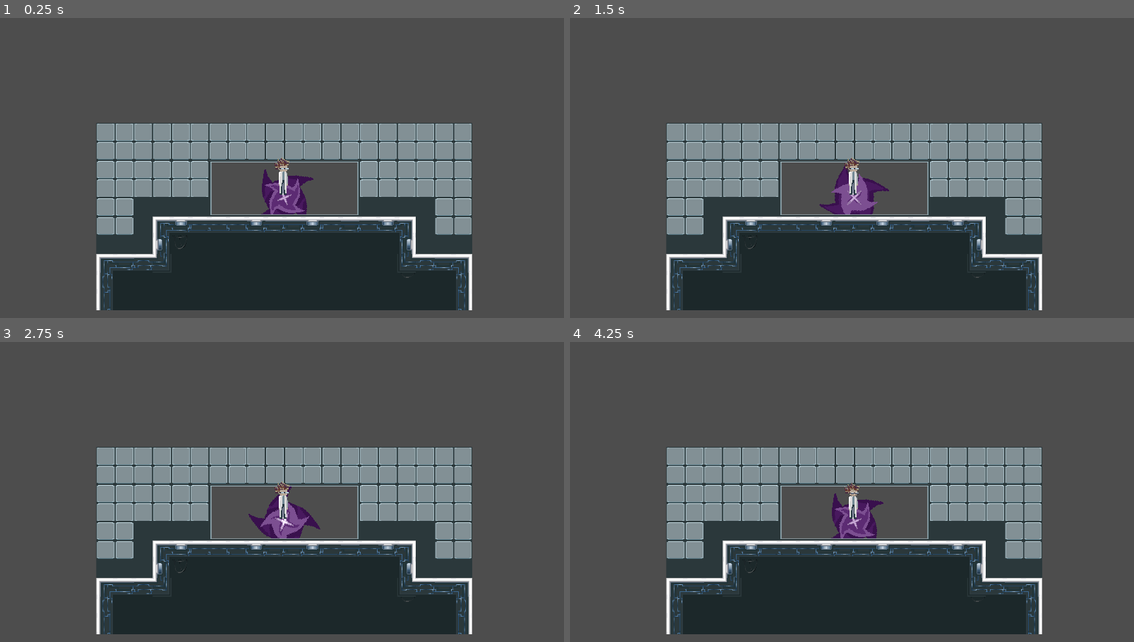
Above: before the commit, frames 1-4 (two rows, left to right).
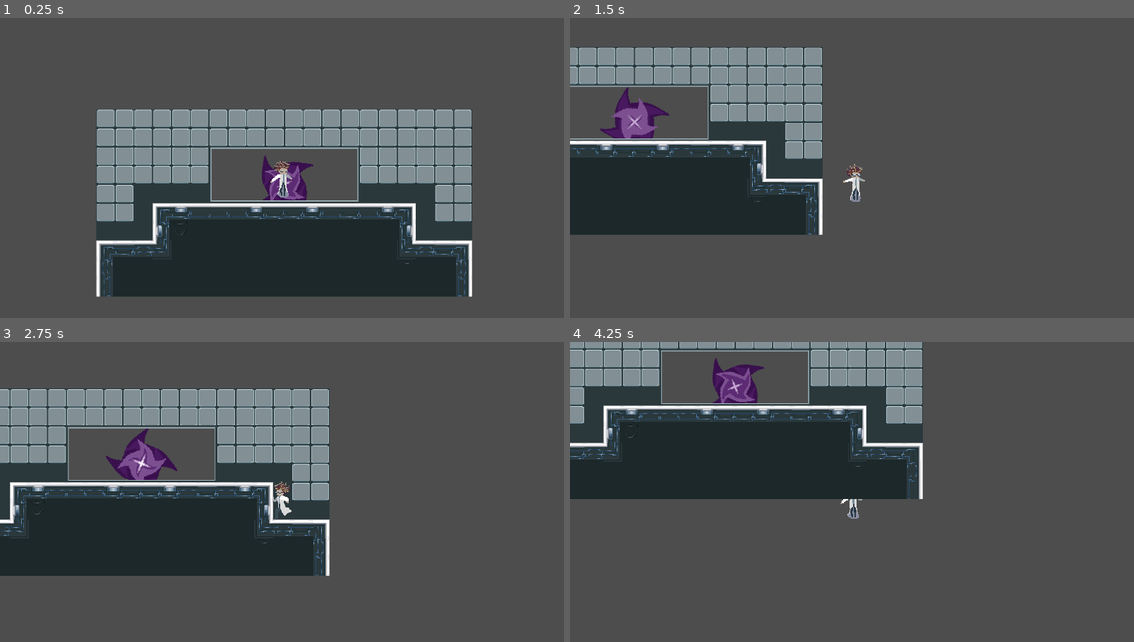
Above: after the commit, the same moments.

Repository: FieryEmber/GMTK2025
Game: Godot game, scene res://Scenes/level.tscn
Two runs of this game, one before a commit and one after it. Both use one fixed random seed, a clock stepped at 60 frames per second and the inputs below.
Inputs (mouse positions are in pixels of both pictures, inside the frame that each line leads up to):
- Up to frame 1 (0.25 s): no input
- Up to frame 2 (1.5 s): move the mouse to (976, 159) at 0.52 s; hold D (right) from 0.53 s (still down); tap T (teleport) at 0.6 s; tap W (jump) at 0.77, 0.8, 1.07, 1.35 s; move the mouse to (739, 192) at 1.27 s
- Up to frame 3 (2.75 s): tap W (jump) at 1.52, 1.82, 2.3 s; tap T (teleport) at 1.55, 2.1 s; move the mouse to (338, 432) at 2.02 s; release D (right) at 2.03 s; hold A (left) from 2.03 s (still down)
- Up to frame 4 (4.25 s): move the mouse to (823, 564) at 2.77 s; release A (left) at 2.78 s; hold D (right) from 2.78 s (still down); tap T (teleport) at 2.85 s; tap W (jump) at 3.02, 3.32, 3.6, 3.77, 4.07 s; move the mouse to (1021, 549) at 3.52 s

The runs differ from the first frame. In frame 1, 17% of the frame differs, in the area x 17-84%, y 30-98%; in frame 2, 51%; in frame 3, 51%; in frame 4, 59%, in the area x 0-84%, y 0-98%.

Commit message:
Moved Mobius script into Scripts folder

Diff:
--- a/project-loop/Scenes/mobius.gd
+++ /dev/null
@@ -1,64 +0,0 @@
-extends CharacterBody2D
-
-
-@export var SPEED = 180
-@export var JUMP_VELOCITY = -400
-
-const GRAVITY = 900
-const JUMP_CUT_MULTIPLIER = 0.2
-const MAX_JUMPS = 2
-
-@onready var anim = $AnimatedSprite2D
-@onready var animation_player: AnimationPlayer = $AnimationPlayer
-
-var jump_count = 0
-
-func _physics_process(delta):
-	velocity.y += GRAVITY * delta
-
-	var is_moving = false
-	velocity.x = 0
-
-	# Horizontal movement
-	if Input.is_action_pressed("left"):
-		velocity.x -= SPEED
-		is_moving = true
-		anim.flip_h = true
-	elif Input.is_action_pressed("right"):
-		velocity.x += SPEED
-		is_moving = true
-		anim.flip_h = false
-	else:
-		velocity.x = 0
-
-	# Jump
-	if Input.is_action_just_pressed("jump") and jump_count < MAX_JUMPS-1:
-		velocity.y = JUMP_VELOCITY
-		anim.play("jump")
-		jump_count += 1
-
-	# Variable jump height
-	if velocity.y < 0 and Input.is_action_just_released("jump"):
-		velocity.y *= JUMP_CUT_MULTIPLIER
-
-	# Teleport
-	if Input.is_action_just_pressed("teleport"):
-		self.position = get_global_mouse_position()
-		self.velocity.y = 0
-
-	# Reset jump count when on floor
-	if is_on_floor():
-		jump_count = 0
-		if is_moving:
-			anim.play("walking")
-			animation_player.play("Run_skew")
-		else:
-			anim.play("idle")
-	else:
-		if velocity.y > 0:
-			anim.play("falling")
-		else:
-			anim.play("jump")
-			animation_player.play("Jump_skew")
-
-	move_and_slide()
--- a/project-loop/Scripts/mobius.gd
+++ b/project-loop/Scripts/mobius.gd
@@ -1 +1,64 @@
 extends CharacterBody2D
+
+
+@export var SPEED = 180
+@export var JUMP_VELOCITY = -400
+
+const GRAVITY = 900
+const JUMP_CUT_MULTIPLIER = 0.2
+const MAX_JUMPS = 2
+
+@onready var anim = $AnimatedSprite2D
+@onready var animation_player: AnimationPlayer = $AnimationPlayer
+
+var jump_count = 0
+
+func _physics_process(delta):
+	velocity.y += GRAVITY * delta
+
+	var is_moving = false
+	velocity.x = 0
+
+	# Horizontal movement
+	if Input.is_action_pressed("left"):
+		velocity.x -= SPEED
+		is_moving = true
+		anim.flip_h = true
+	elif Input.is_action_pressed("right"):
+		velocity.x += SPEED
+		is_moving = true
+		anim.flip_h = false
+	else:
+		velocity.x = 0
+
+	# Jump
+	if Input.is_action_just_pressed("jump") and jump_count < MAX_JUMPS-1:
+		velocity.y = JUMP_VELOCITY
+		anim.play("jump")
+		jump_count += 1
+
+	# Variable jump height
+	if velocity.y < 0 and Input.is_action_just_released("jump"):
+		velocity.y *= JUMP_CUT_MULTIPLIER
+
+	# Teleport
+	if Input.is_action_just_pressed("teleport"):
+		self.position = get_global_mouse_position()
+		self.velocity.y = 0
+
+	# Reset jump count when on floor
+	if is_on_floor():
+		jump_count = 0
+		if is_moving:
+			anim.play("walking")
+			animation_player.play("Run_skew")
+		else:
+			anim.play("idle")
+	else:
+		if velocity.y > 0:
+			anim.play("falling")
+		else:
+			anim.play("jump")
+			animation_player.play("Jump_skew")
+
+	move_and_slide()
Not shown, removed: project-loop/Scenes/mobius.gd.uid
Not shown: 1 places in project-loop/Scenes/mobius.tscn that only renumber resources
Not shown, changed: project-loop/Scripts/mobius.gd.uid
